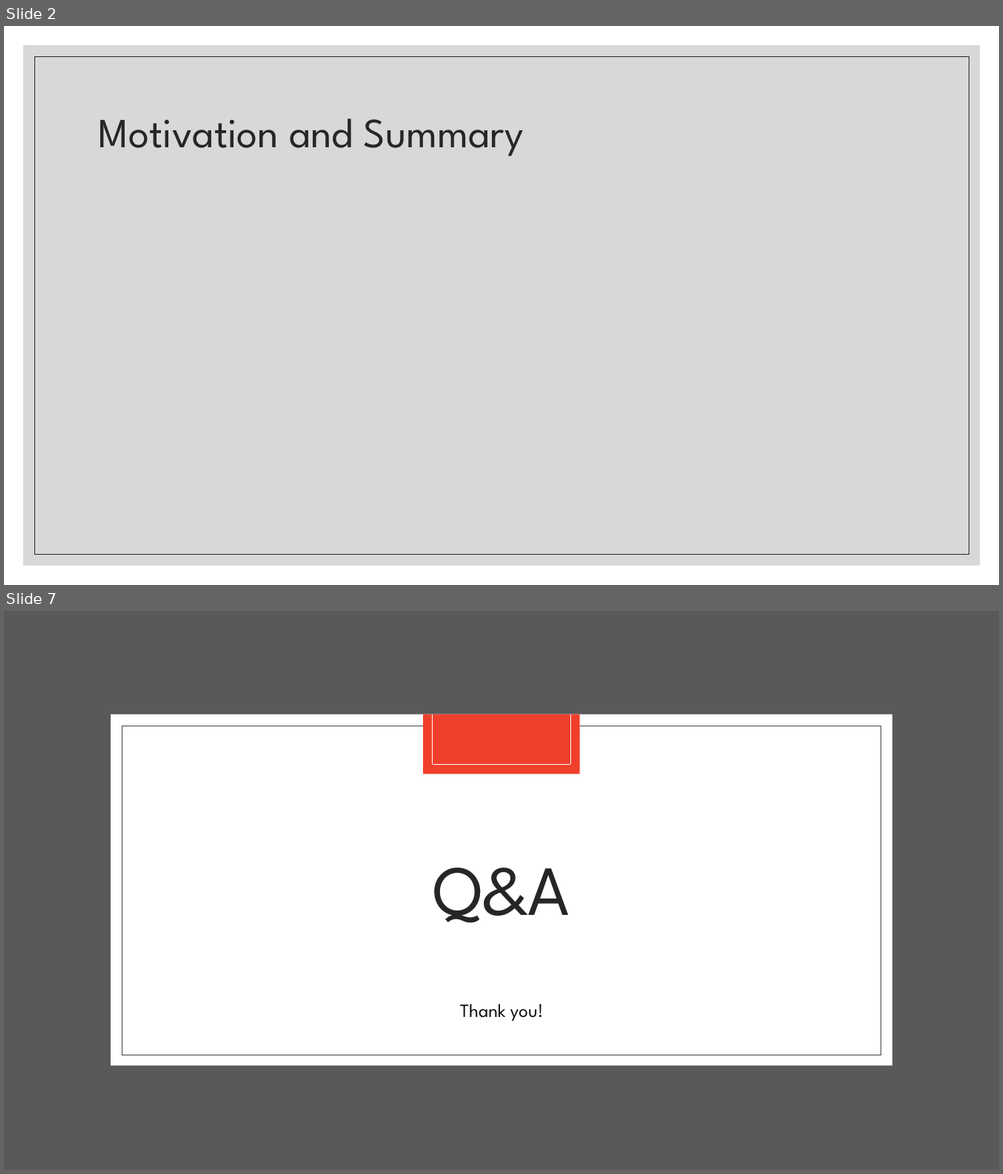
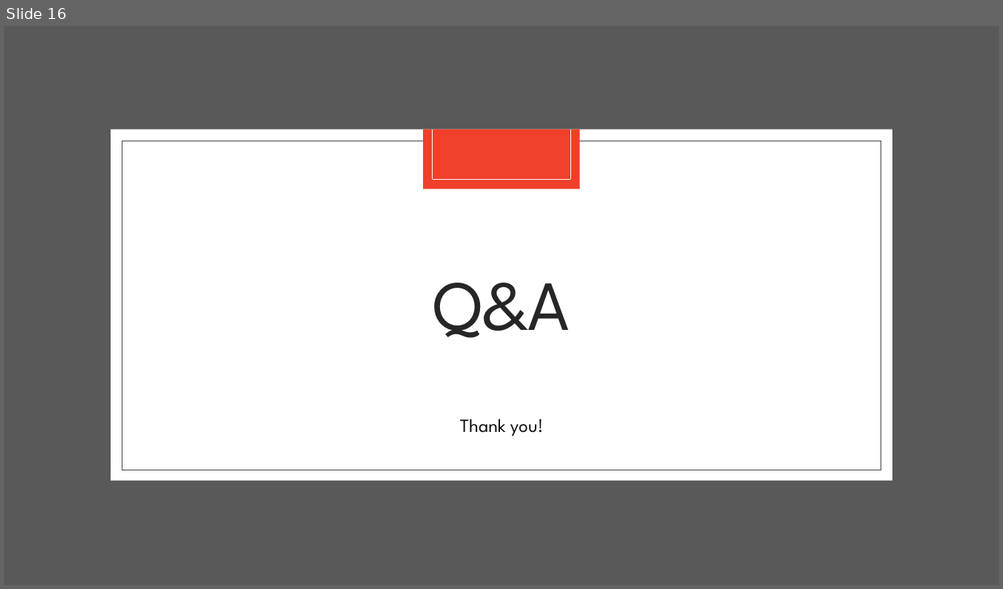
Before and after one commit to yanthedeveloper/Project1, a slide deck: Project 1 Div 101 Updated Slides.pptx. Shown one above the other, each under a label of ours: slides 2 and 7 before the commit, slide 16 after it; the slides between them are not shown. The pictures are 1003x1174 and 1003x589 pixels, drawn with LibreOffice and Linux fonts; fonts in the diff are those of the drawing. Boxes give left, top, right and bottom in pixels: in the first picture for what was removed or moved away, otherwise in the second. Text is boxed around its words. In the diff, an @@ line names an element or a change of style, - is before the commit and + after.

```diff
--- a/Project 1 Div 101 Updated Slides.pptx
+++ b/Project 1 Div 101 Updated Slides.pptx
@@ slide 2 removed at (4, 26, 999, 585), background #FFFFFF @@
@@ rectangle removed at (23, 45, 980, 566) @@
@@ rectangle removed at (34, 56, 969, 555) @@
@@ title removed at (99, 118, 523, 156) @@
-Motivation and Summary
@@ what was slide 7 is now slide 16 @@
```
Also in this commit, not shown: 2 slides changed, 16 slides added, 2 other slides removed, 1 other file.
